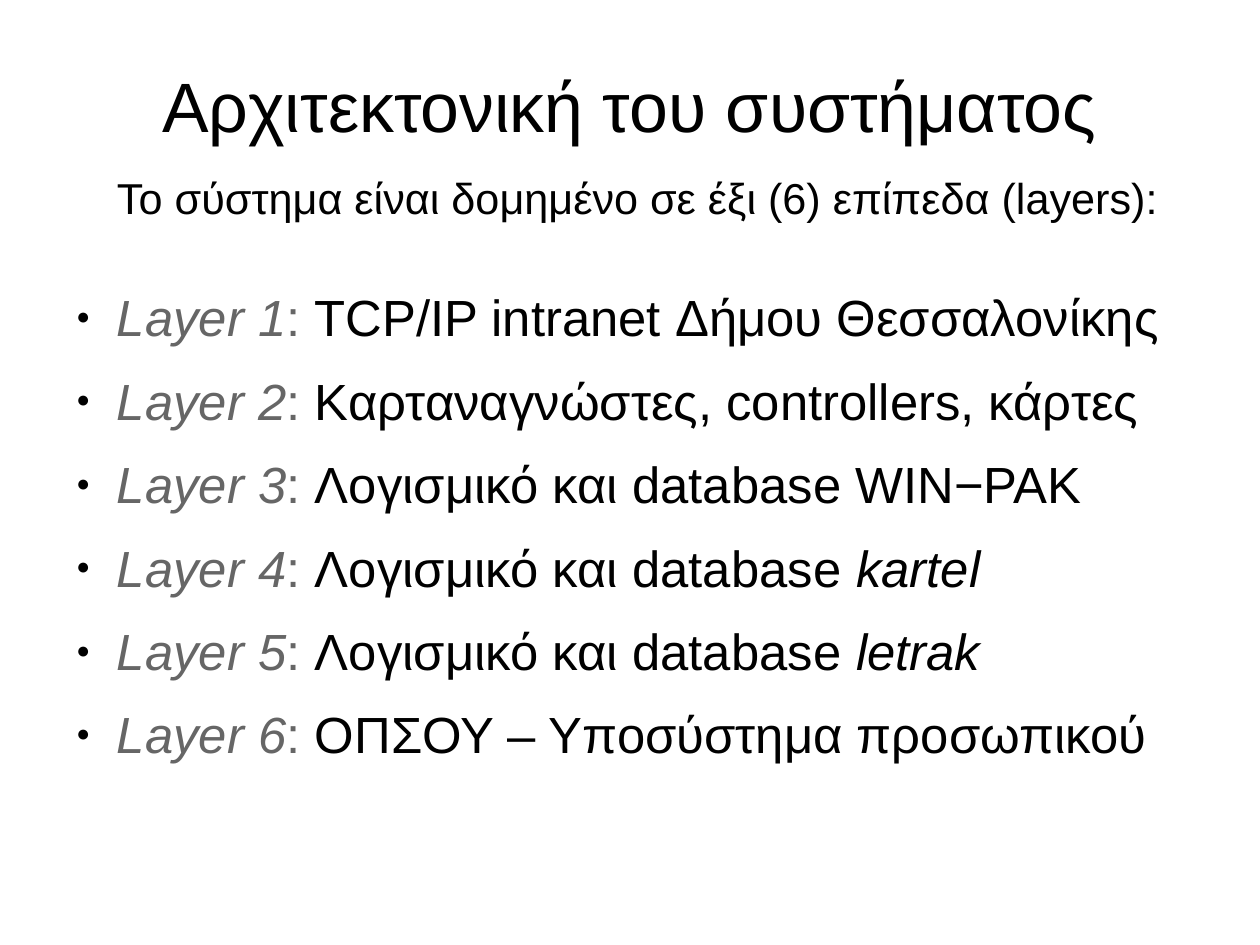
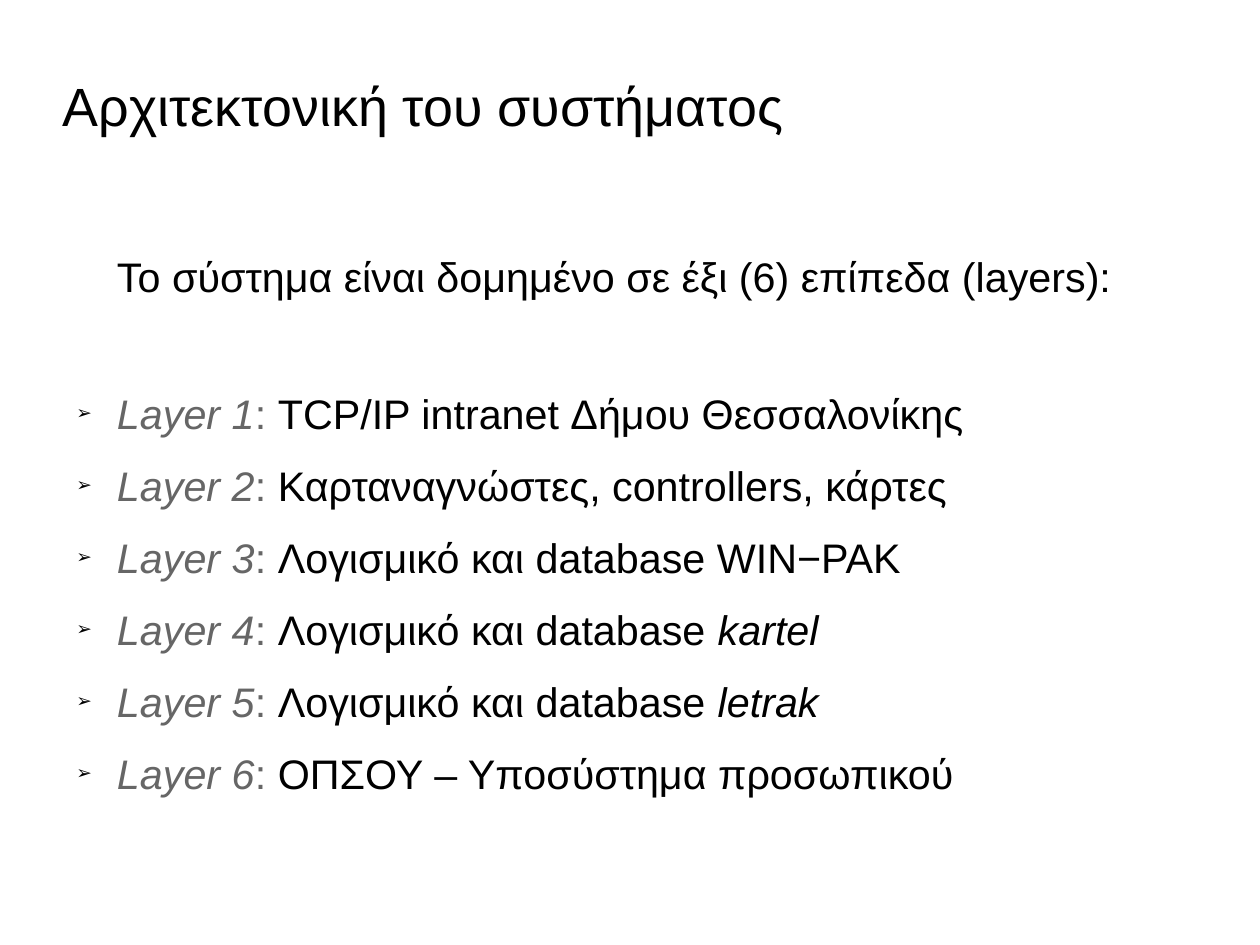
Before and after one commit to panos1962/letrak, a slide deck: slide 8 of misc/isagogi.odp. Drawn at 1260x945 pixels with LibreOffice and Linux fonts; fonts in the diff are those of the drawing; background and template pictures are left out. Boxes give left, top, right and bottom in pixels: in the first picture for what was removed or moved away, otherwise in the second. Text is boxed around its words. In the diff, an @@ line names an element or a change of style, - is before the commit and + after.

```diff
--- a/misc/isagogi.odp
+++ b/misc/isagogi.odp
@@ title "Αρχιτεκτονική του συστήματος" at [63,85,784,135]: size 44 to 33.9 pt; alignment centre to left @@
@@ text "Το σύστημα είναι δομημένο σε ...": place and size @@
-text "Το σύστημα είναι δομημένο σε ..." at [117,181,1158,223]
+text "Το σύστημα είναι δομημένο σε ..." at [117,261,1111,300]
@@ text "Το σύστημα είναι δομημένο σε ..." at [117,261,1111,300]: size 27.2 to 26 pt; more space between paragraphs @@
@@ text "Layer 1: TCP/IP intranet Δήμου ...": place and size @@
-text "Layer 1: TCP/IP intranet Δήμου ..." at [117,297,1159,764]
+text "Layer 1: TCP/IP intranet Δήμου ..." at [117,398,963,798]
@@ text "Layer 1: TCP/IP intranet Δήμου ..." at [117,398,963,798]: size 32 to 26 pt; bullet ● to ➢ @@
```
Also in this commit, not shown: 7 other slides changed, 1 slide added.
